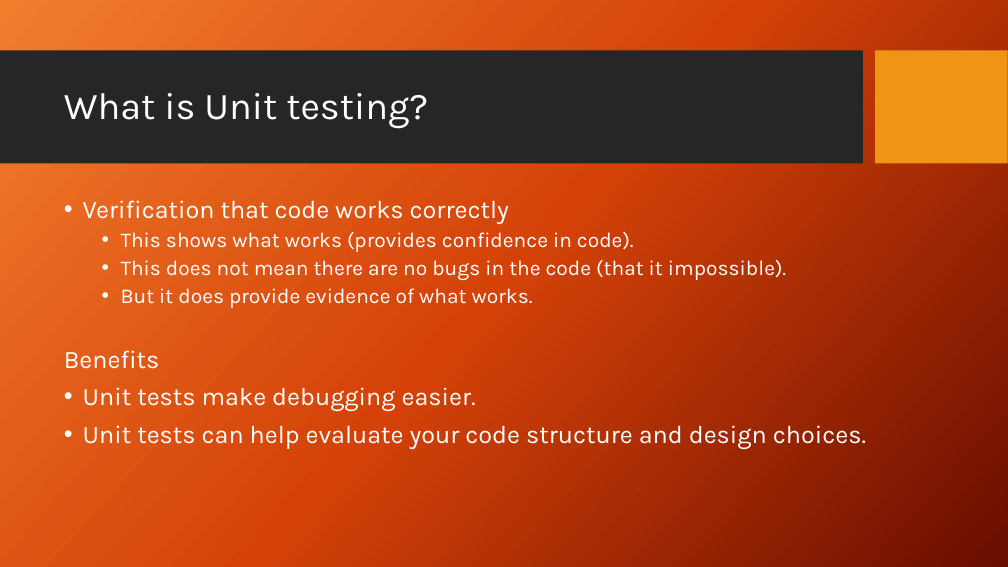
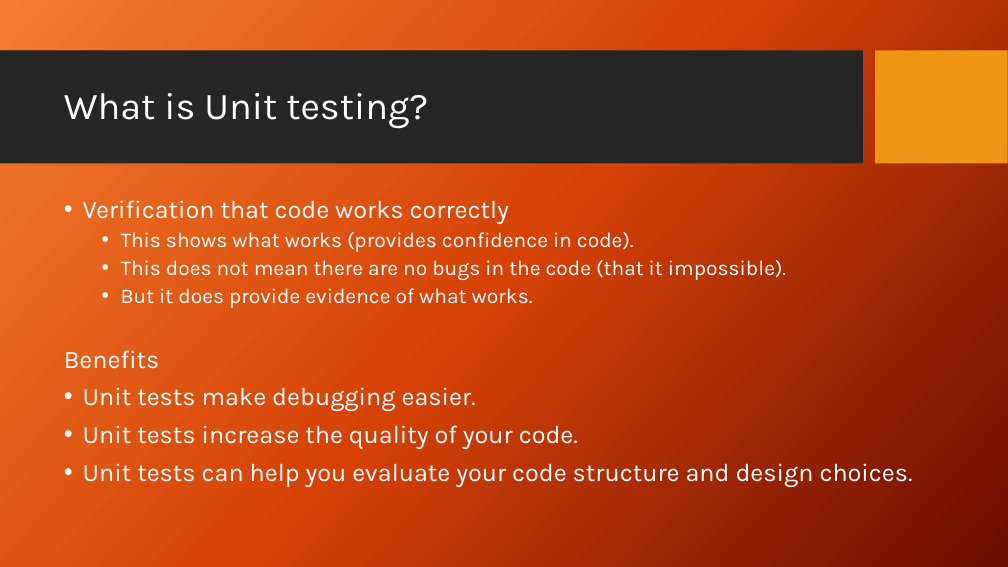
Before and after one commit to PrincetonUniversity/software_testing, a slide deck: slide 3 of UnitTestingSlides.pptx. Drawn at 1008x567 pixels with LibreOffice and Linux fonts; fonts in the diff are those of the drawing; background and template pictures are left out. Boxes give left, top, right and bottom in pixels: in the first picture for what was removed or moved away, otherwise in the second. Text is boxed around its words. In the diff, an @@ line names an element or a change of style, - is before the commit and + after.

```diff
--- a/UnitTestingSlides.pptx
+++ b/UnitTestingSlides.pptx
@@ text at bbox=[83, 425, 913, 487]: text changed @@
-• Unit tests can help evaluate your code structure and design choices.
+• Unit tests increase the quality of your code.
+• Unit tests can help you evaluate your code structure and design choices.
```
Also in this commit, not shown: 9 other slides changed, 2 slides added, 9 other files.
